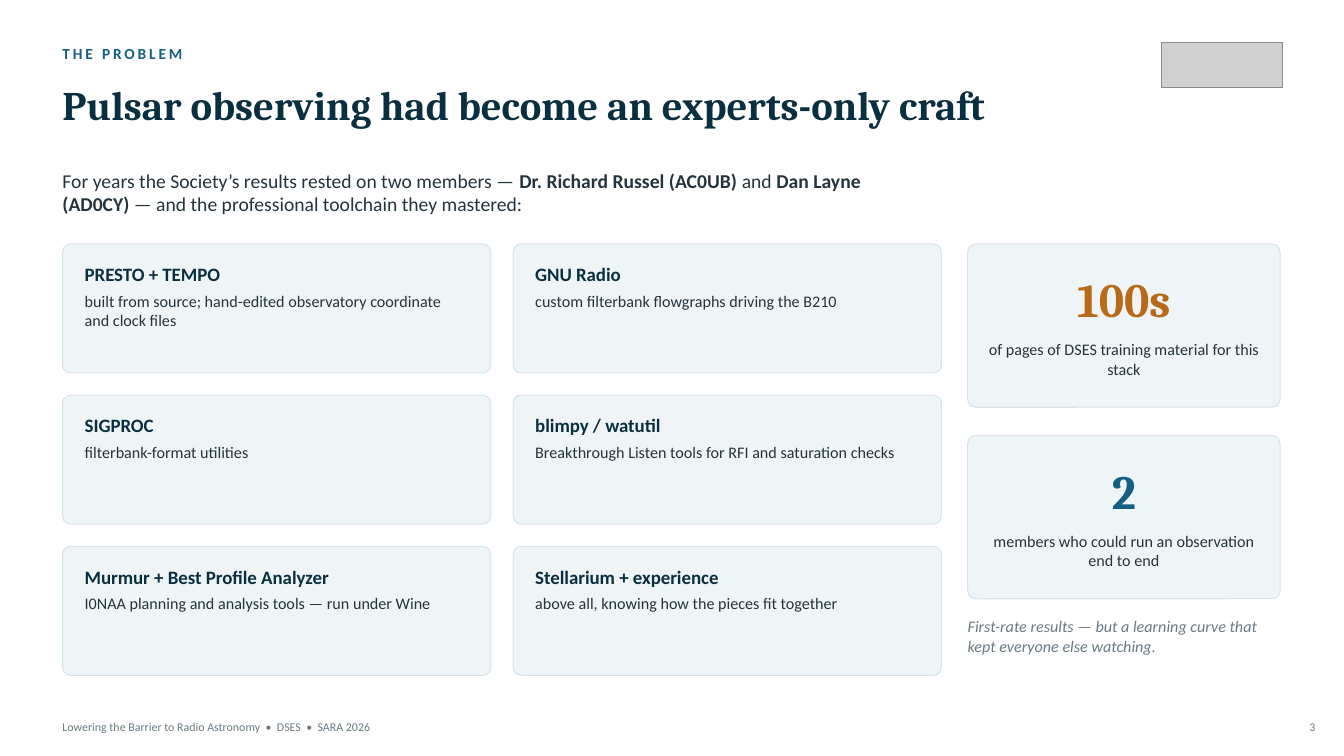
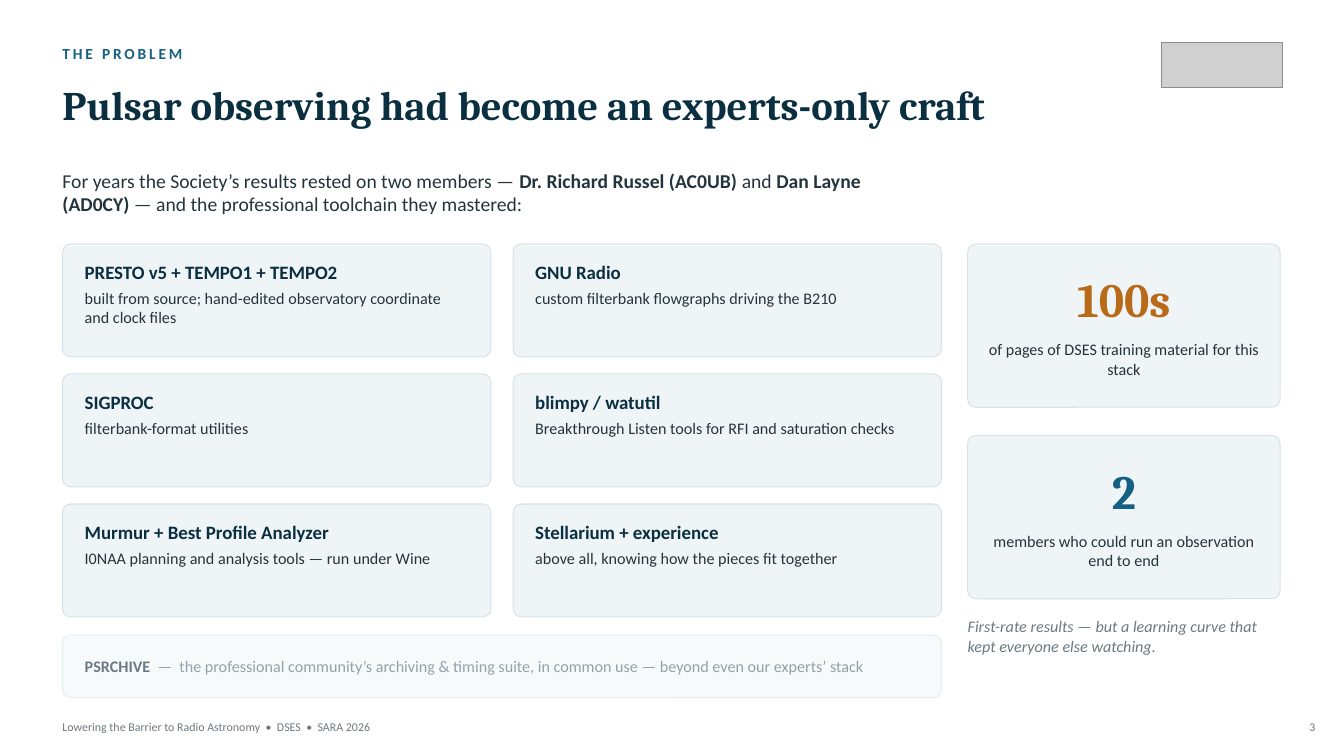
Before and after one commit to K0GD/dses-workbench, a slide deck: slide 3 of reports/sara-2026/Lowering_the_Barrier_to_Radio_Astronomy_SARA_2026.pptx. Drawn at 1344x756 pixels with LibreOffice and Linux fonts; fonts in the diff are those of the drawing; grey boxes stand for pictures. Boxes give left, top, right and bottom in pixels: in the first picture for what was removed or moved away, otherwise in the second. Text is boxed around its words. In the diff, an @@ line names an element or a change of style, - is before the commit and + after.

```diff
--- a/reports/sara-2026/Lowering_the_Barrier_to_Radio_Astronomy_SARA_2026.pptx
+++ b/reports/sara-2026/Lowering_the_Barrier_to_Radio_Astronomy_SARA_2026.pptx
@@ rounded rectangle: place and size @@
-rounded rectangle at [63,244,491,373]
+rounded rectangle at [63,244,491,357]
@@ text at [85,266,337,279]: text changed @@
-PRESTO + TEMPO
+PRESTO v5 + TEMPO1 + TEMPO2
@@ rounded rectangle: place and size @@
-rounded rectangle at [513,244,942,373]
+rounded rectangle at [513,244,942,357]
@@ rounded rectangle: place and size @@
-rounded rectangle at [63,395,491,524]
+rounded rectangle at [63,374,491,487]
@@ text "SIGPROC": place and size @@
-text "SIGPROC" at [85,419,154,432]
+text "SIGPROC" at [85,396,154,409]
@@ rounded rectangle: place and size @@
-rounded rectangle at [513,395,942,524]
+rounded rectangle at [513,374,942,487]
@@ text "blimpy / watutil": place and size @@
-text "blimpy / watutil" at [535,418,660,435]
+text "blimpy / watutil" at [535,395,660,412]
@@ text "filterbank-format utilities": place and size @@
-text "filterbank-format utilities" at [85,447,248,458]
+text "filterbank-format utilities" at [85,423,248,434]
@@ text "Breakthrough Listen tools for RFI ...": place and size @@
-text "Breakthrough Listen tools for RFI ..." at [535,447,895,461]
+text "Breakthrough Listen tools for RFI ..." at [535,423,895,437]
@@ rounded rectangle: place and size @@
-rounded rectangle at [63,546,491,676]
+rounded rectangle at [63,504,491,617]
@@ proportions changed in 6 elements at [63,244,491,357], [513,244,942,357], [63,374,491,487], [513,374,942,487], [63,504,491,617], [513,504,942,617] @@
@@ rounded rectangle: place and size @@
-rounded rectangle at [513,546,942,676]
+rounded rectangle at [513,504,942,617]
@@ text "Murmur + Best Profile Analyzer": place and size @@
-text "Murmur + Best Profile Analyzer" at [85,570,328,587]
+text "Murmur + Best Profile Analyzer" at [85,525,328,542]
@@ text "Stellarium + experience": place and size @@
-text "Stellarium + experience" at [535,570,719,587]
+text "Stellarium + experience" at [535,525,719,542]
@@ text "I0NAA planning and analysis tools ...": place and size @@
-text "I0NAA planning and analysis tools ..." at [85,598,431,612]
+text "I0NAA planning and analysis tools ..." at [85,553,431,567]
@@ text "above all, knowing how the ...": place and size @@
-text "above all, knowing how the ..." at [535,598,838,612]
+text "above all, knowing how the ..." at [535,553,838,567]
@@ rounded rectangle added at [63,635,942,698], fill #F7FAFB, outline #E5EDF1 0.75 pt @@
@@ text added at [85,661,863,675], 11.5 pt, text #93A2AA @@
+PSRCHIVE — the professional community’s archiving & timing suite, in common use — beyond even our experts’ stack
```
Also in this commit, not shown: 9 other slides changed, 1 slide added, 1 other file.
